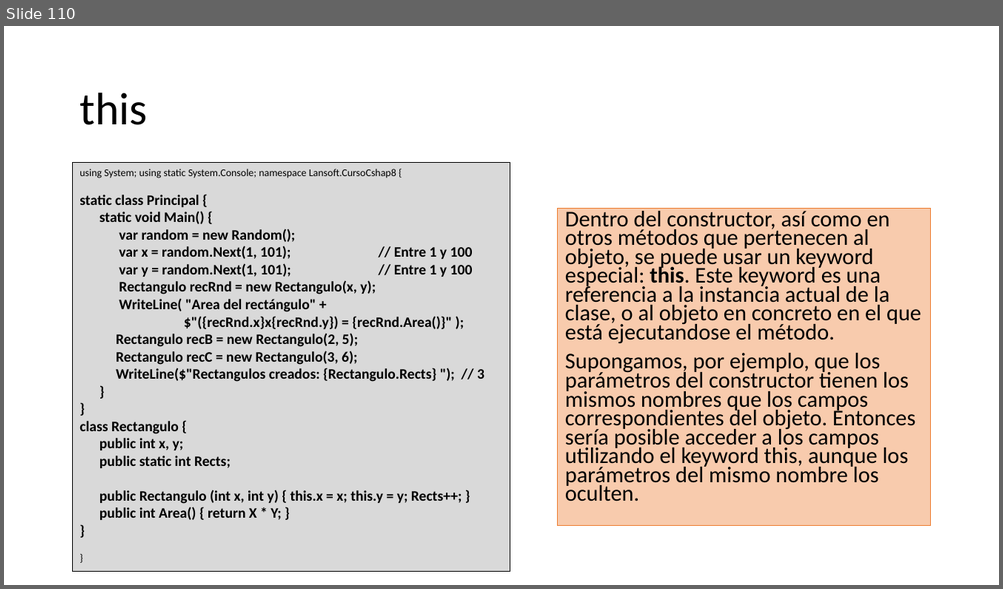
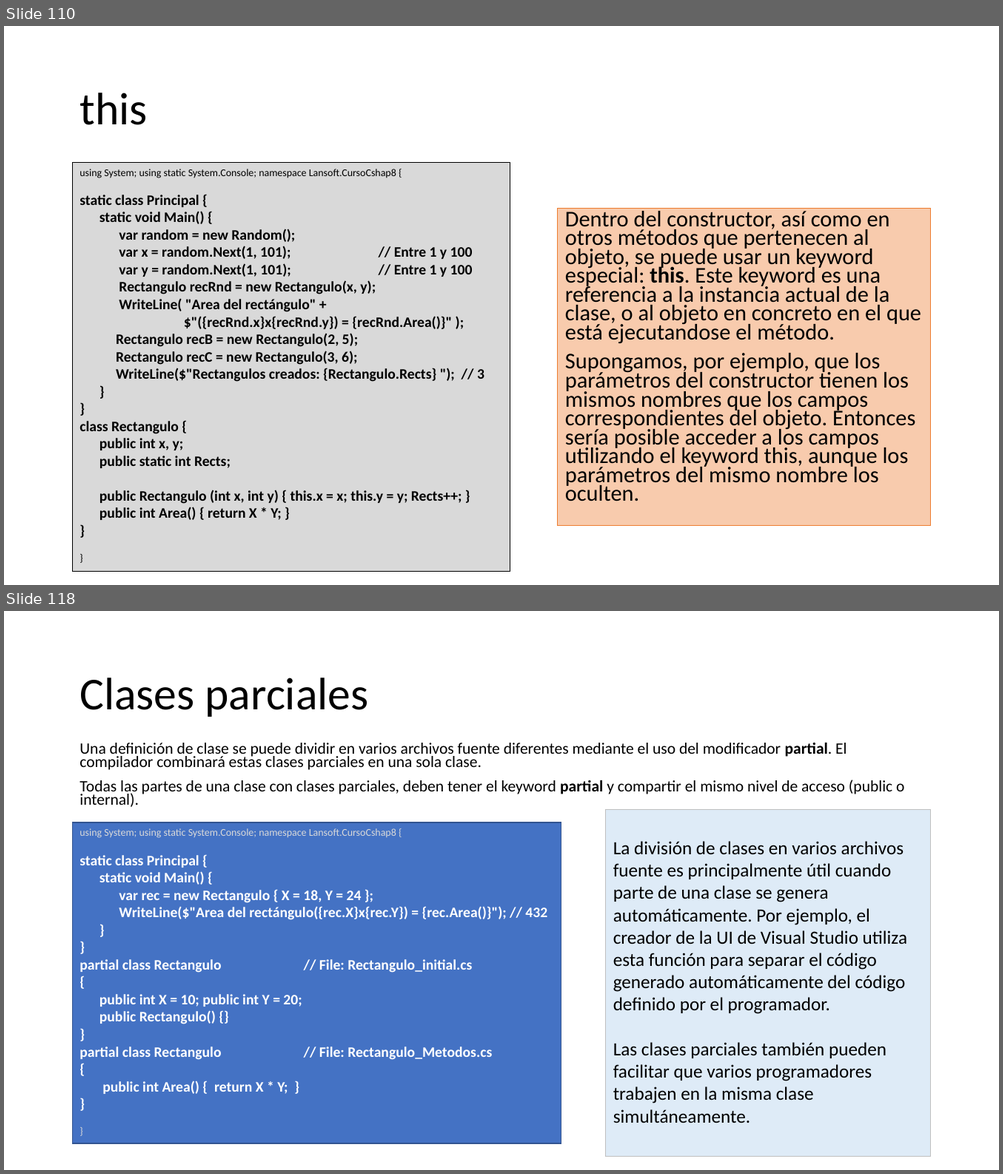
Before and after one commit to AlbertOsinaga/CursoCSharp__8, a slide deck: CSharpQuickReferencia.pptx. Shown one above the other, each under a label of ours: slide 110 before the commit, slides 110 and 118 after it; the slides between them are not shown. The pictures are 1003x589 and 1003x1174 pixels, drawn with LibreOffice and Linux fonts; fonts in the diff are those of the drawing. Boxes give left, top, right and bottom in pixels: in the first picture for what was removed or moved away, otherwise in the second. Text is boxed around its words. In the diff, an @@ line names an element or a change of style, - is before the commit and + after.

```diff
--- a/CSharpQuickReferencia.pptx
+++ b/CSharpQuickReferencia.pptx
@@ slide 118 added at (4,611,999,1170), background #FFFFFF @@
@@ title added at (79,678,369,717), 44 pt, text #000000 @@
+Clases parciales
@@ text added at (79,743,904,807), 15.4 pt, text #000000 @@
+Una definición de clase se puede dividir en varios archivos fuente diferentes mediante el uso del modificador partial. El compilador combinará estas clases parciales en una sola clase.
+Todas las partes de una clase con clases parciales, deben tener el keyword partial y compartir el mismo nivel de acceso (public o internal).
@@ rectangle added at (606,810,930,1156), fill #DEEBF7, outline #BFBFBF 0.75 pt, 18 pt, text #000000 @@
+La división de clases en varios archivos fuente es principalmente útil cuando parte de una clase se genera automáticamente. Por ejemplo, el creador de la UI de Visual Studio utiliza esta función para separar el código generado automáticamente del código definido por el programador.
+Las clases parciales también pueden facilitar que varios programadores trabajen en la misma clase simultáneamente.
@@ rectangle added at (73,823,561,1145), fill #4472C4, outline #325491 1 pt, 14 pt, text #FFFFFF, bold @@
+using System; using static System.Console; namespace Lansoft.CursoCshap8 {
+static class Principal {
+static void Main() {
+var rec = new Rectangulo { X = 18, Y = 24 };
+WriteLine($"Area del rectángulo({rec.X}x{rec.Y}) = {rec.Area()}"); // 432
+}
+}
+partial class Rectangulo // File: Rectangulo_initial.cs
+{
+public int X = 10; public int Y = 20;
+public Rectangulo() {}
+}
+partial class Rectangulo // File: Rectangulo_Metodos.cs
+{
+public int Area() { return X * Y; }
+}
+}
```
Also in this commit, not shown: 1 slide changed, 16 other slides added, 3 other files.
